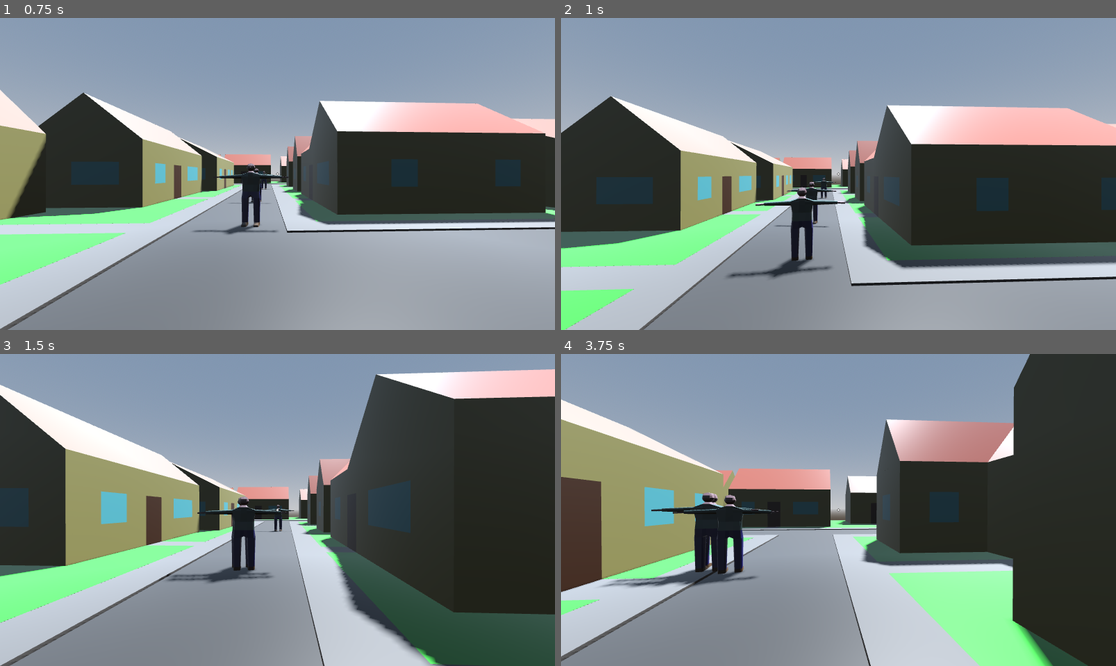
Above: before the commit, frames 1-4 (two rows, left to right).
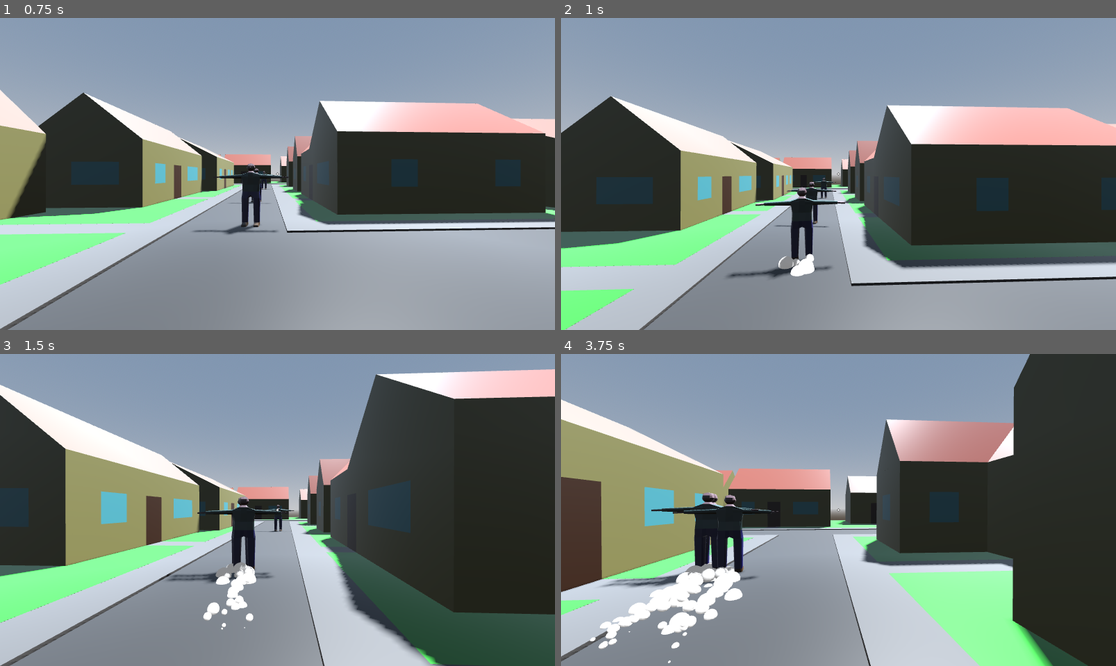
Above: after the commit, the same moments.

Repository: DrOtter3000/theconvention
Game: Godot game, scene res://Environment/level.tscn
Same seed, same stepped clock (60 frames per second), same inputs: the game is played once before the commit and once after it.
Inputs (mouse positions are in pixels of both pictures, inside the frame that each line leads up to):
- Up to frame 1 (0.75 s): tap Enter (ui_accept) at 0.5 s; move the mouse to (305, 174) at 0.52 s; press the mouse at (305, 174) at 0.53 s; hold W (move_forward) from 0.53 s (still down)
- Up to frame 2 (1 s): keep holding W (move_forward); tap Space (jump) at 0.77 s
- Up to frame 3 (1.5 s): keep holding W (move_forward); move the mouse to (249, 510) at 1.27 s; release the mouse at (249, 510) at 1.28 s; click (249, 510) at 1.35 s
- Up to frame 4 (3.75 s): keep holding W (move_forward); tap Space (jump) at 1.52, 3.02 s; move the mouse to (849, 503) at 2.02 s; press the mouse at (849, 503) at 2.03 s; move the mouse to (832, 516) at 2.77 s; release the mouse at (832, 516) at 2.78 s; click (832, 516) at 2.85 s; move the mouse to (877, 513) at 3.52 s; press the mouse at (877, 513) at 3.53 s

Frame 1 is identical in both runs. In frame 2, 0.3% of the frame differs, in the area x 39-46%, y 75-83%; in frame 3, 0.8%; in frame 4, 2.5%, in the area x 5-33%, y 67-100%.

Commit message:
add run particles for villager

Diff:
--- a/NPC/villager.gd
+++ b/NPC/villager.gd
@@ -12,6 +12,7 @@
 @export var position_3: Node
 @export var position_4: Node
 
+@onready var run_particles: GPUParticles3D = $RunParticles
 @onready var nav: NavigationAgent3D = $NavigationAgent3D
 
 var gravity = ProjectSettings.get_setting("physics/3d/default_gravity")
@@ -28,7 +29,10 @@
 	var total_speed = speed
 
 	if in_panic:
+		run_particles.emitting = true
 		total_speed *= speed_multiplier
+	else:
+		run_particles.emitting = false
 
 	nav.target_position = target_position.global_position
 
@@ -56,9 +60,6 @@
 
 
 func start_panic(furry_position):
-	var pos_x = 53
-	var pos_z = 27
-
 	if furry_position.x > global_position.x:
 		if furry_position.z < global_position.z:
 			target_position = position_3
--- a/NPC/villager.tscn
+++ b/NPC/villager.tscn
@@ -187,6 +187,37 @@
 [sub_resource type="CapsuleShape3D" id="CapsuleShape3D_c4dse"]
 radius = 0.3
 
+[sub_resource type="Curve" id="Curve_va2nf"]
+_data = [Vector2(0, 1), 0.0, 0.0, 0, 0, Vector2(1, 0), -1.81555, 0.0, 0, 0]
+point_count = 2
+
+[sub_resource type="CurveTexture" id="CurveTexture_vbp78"]
+curve = SubResource("Curve_va2nf")
+
+[sub_resource type="ParticleProcessMaterial" id="ParticleProcessMaterial_xuf8g"]
+emission_shape_scale = Vector3(1, 0.25, 1)
+emission_shape = 1
+emission_sphere_radius = 0.4
+gravity = Vector3(0, 1, 0)
+damping_max = 1.0
+scale_min = 0.2
+scale_max = 0.4
+scale_curve = SubResource("CurveTexture_vbp78")
+
+[sub_resource type="StandardMaterial3D" id="StandardMaterial3D_vlcne"]
+diffuse_mode = 3
+specular_mode = 1
+vertex_color_use_as_albedo = true
+albedo_color = Color(0.796078, 0.796078, 0.796078, 1)
+emission_enabled = true
+emission = Color(0.796078, 0.796078, 0.796078, 1)
+emission_energy_multiplier = 0.5
+
+[sub_resource type="SphereMesh" id="SphereMesh_5hjdq"]
+material = SubResource("StandardMaterial3D_vlcne")
+radial_segments = 16
+rings = 8
+
 [node name="Villager" type="CharacterBody3D" groups=["villager"]]
 collision_layer = 2
 collision_mask = 5
@@ -206,3 +237,10 @@
 [node name="CollisionShape3D" type="CollisionShape3D" parent="."]
 transform = Transform3D(1, 0, 0, 0, 1, 0, 0, 0, 1, 0, 1, 0)
 shape = SubResource("CapsuleShape3D_c4dse")
+
+[node name="RunParticles" type="GPUParticles3D" parent="."]
+cast_shadow = 0
+amount = 32
+lifetime = 0.5
+process_material = SubResource("ParticleProcessMaterial_xuf8g")
+draw_pass_1 = SubResource("SphereMesh_5hjdq")
Not shown: 1 places in NPC/villager.tscn that only renumber resources
